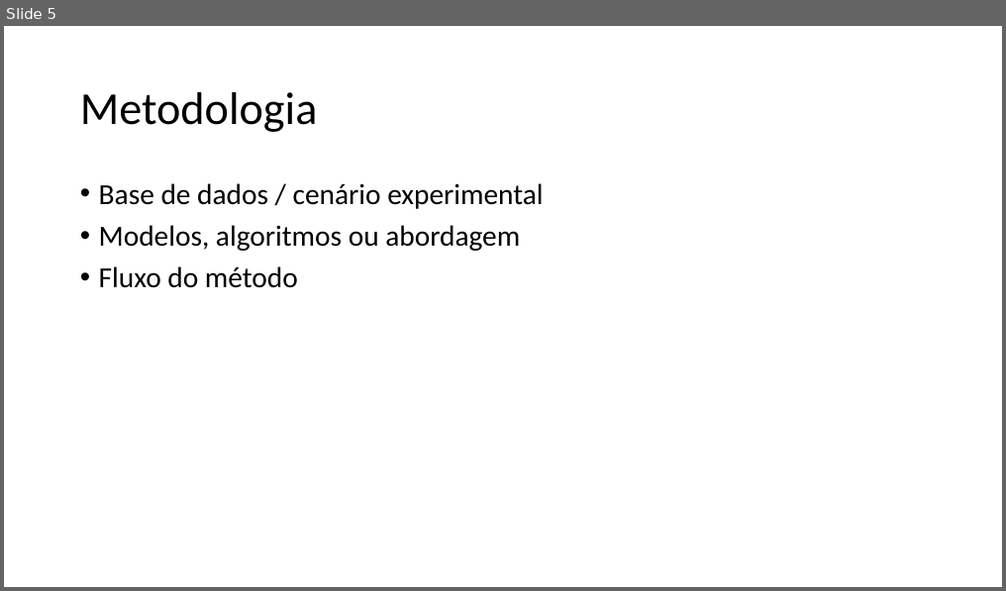
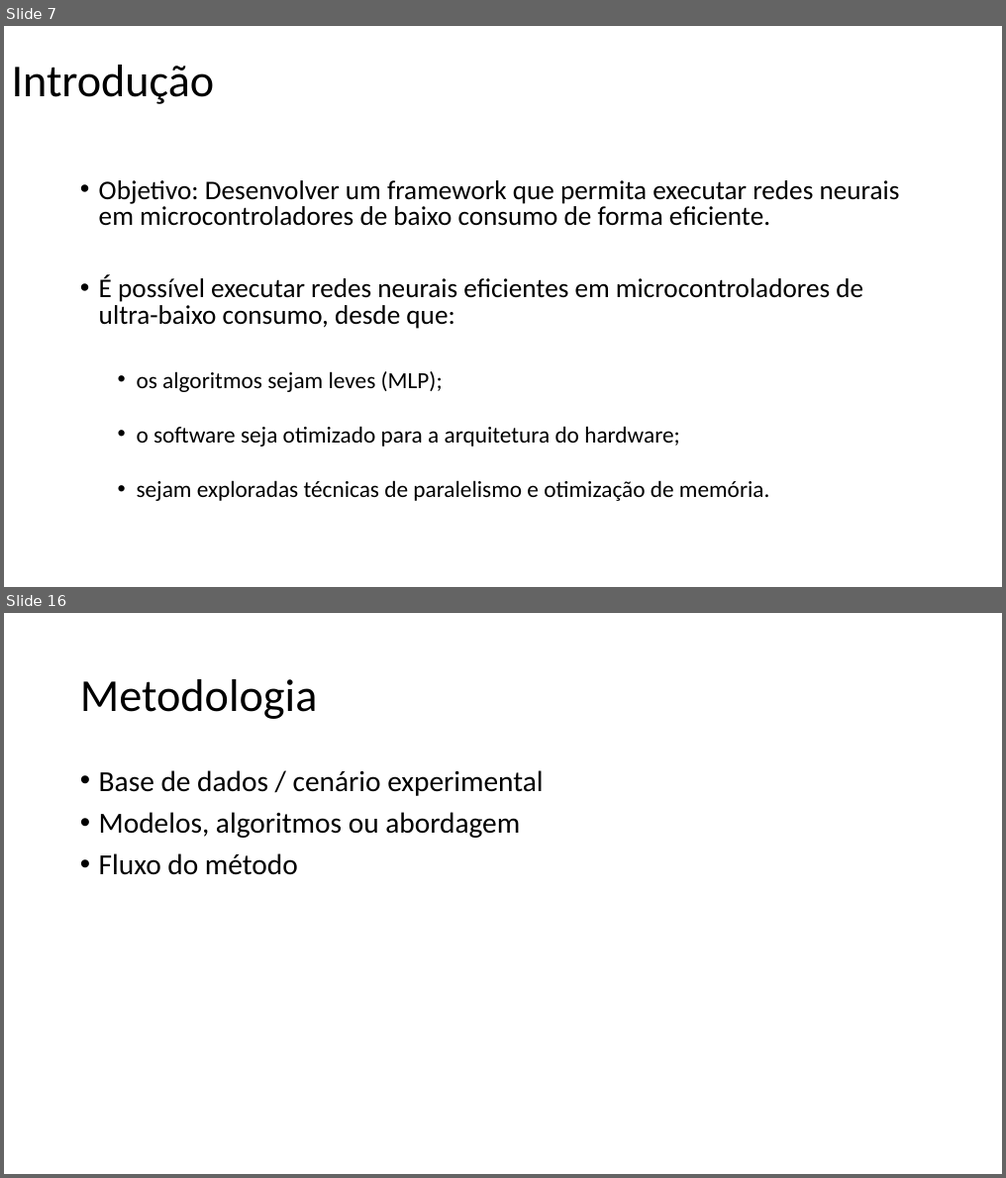
Before and after one commit to Scarpioni/gabriel-59-TP558, a slide deck: 2026/ciclo 1/TP558_X_Template (1).pptx. Shown one above the other, each under a label of ours: slide 5 before the commit, slides 7 and 16 after it; the slides between them are not shown. The pictures are 1006x591 and 1006x1178 pixels, drawn with LibreOffice and Linux fonts; fonts in the diff are those of the drawing. Boxes give left, top, right and bottom in pixels: in the first picture for what was removed or moved away, otherwise in the second. Text is boxed around its words. In the diff, an @@ line names an element or a change of style, - is before the commit and + after.

```diff
--- a/2026/ciclo 1/TP558_X_Template (1).pptx
+++ b/2026/ciclo 1/TP558_X_Template (1).pptx
@@ slide 7 added at (4, 26, 1002, 587), background #FFFFFF @@
@@ title added at (12, 65, 215, 104), 44 pt, text #000000 @@
+Introdução
@@ text added at (99, 180, 900, 501), 25.9 pt, text #000000 @@
+• Objetivo: Desenvolver um framework que permita executar redes neurais em microcontroladores de baixo consumo de forma eficiente.
+• É possível executar redes neurais eficientes em microcontroladores de ultra-baixo consumo, desde que:
+  • os algoritmos sejam leves (MLP);
+  • o software seja otimizado para a arquitetura do hardware;
+  • sejam exploradas técnicas de paralelismo e otimização de memória.
@@ what was slide 5 is now slide 16 @@
```
Also in this commit, not shown: 1 slide changed, 24 other slides added, 3 slides removed.
